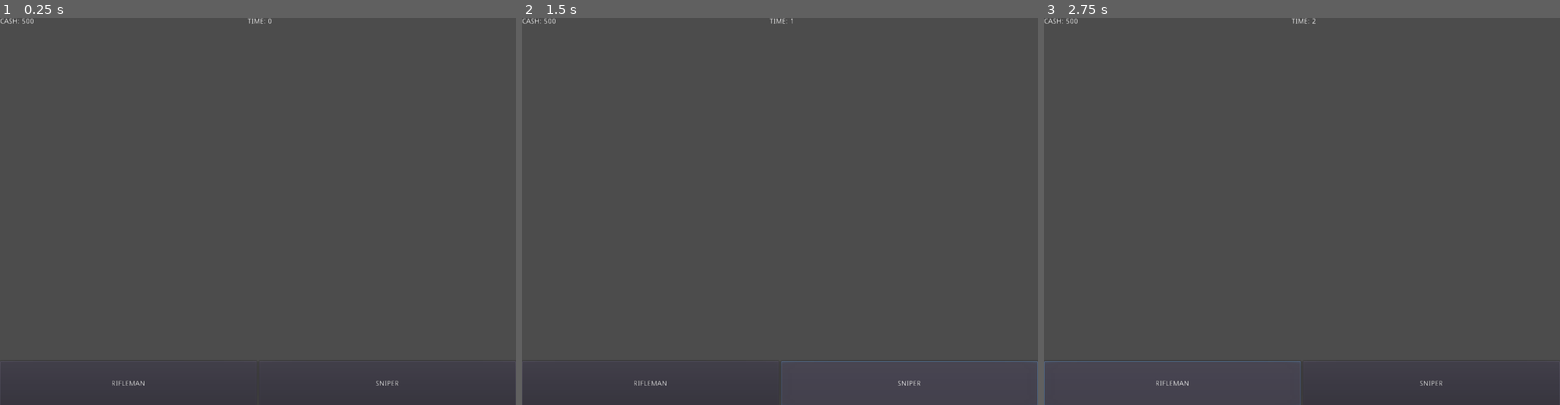
Above: before the commit, frames 1-3 (left to right).
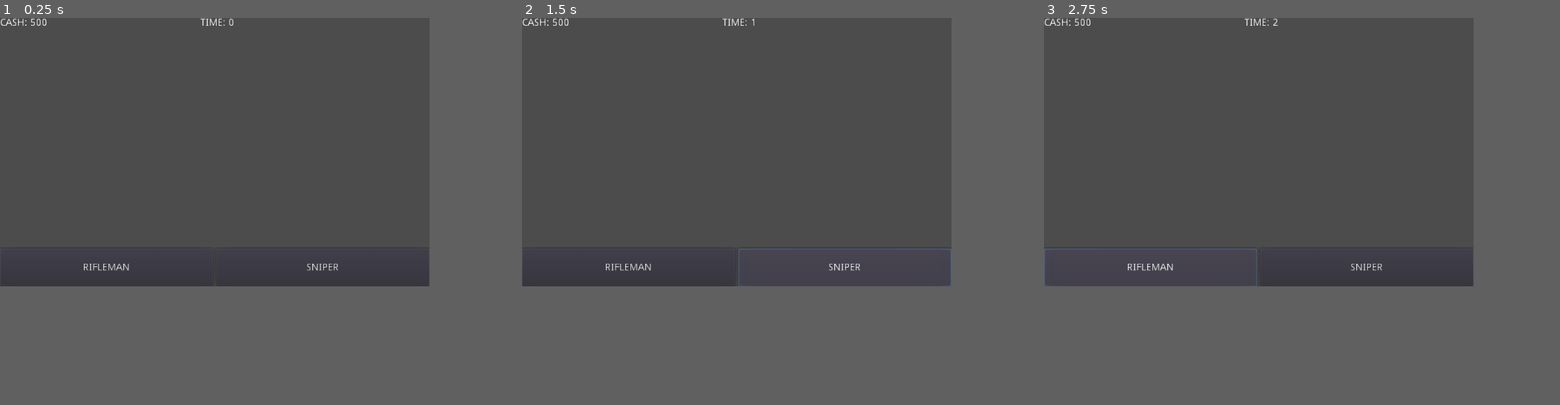
Above: after the commit, the same moments.

Repository: Zane97/new_army_game
Game: Godot game, scene res://src/screens/trench_battle.tscn
Same seed, same stepped clock (60 frames per second), same inputs: the game is played once before the commit and once after it. The engine's default icon, where the game draws it, is replaced by a stand-in: a white triangle on a blue panel in a dark square.
Inputs:
- Up to frame 1 (0.25 s): no input
- Up to frame 2 (1.5 s): click "RIFLEMAN" at 0.5 s; click "SNIPER" at 1.25 s
- Up to frame 3 (2.75 s): click "RIFLEMAN" at 2 s
In our replay, the window is 800x600 before the commit and 666x416 after it. These sizes can differ from the game's own. Grey fills any space a smaller window leaves; there, only what the larger window draws over its background counts as a difference.

The runs differ from the first frame. In frame 1, 0.4% of the frame differs, in the area x 0-78%, y 0-100%; in frame 2, 0.6%; in frame 3, 0.6%.
Error in both runs: Invalid get index 'map_size' (on base: 'Dictionary'). (res://src/screens/trench_battle.gd:27)

Commit message:
added unit sprites

Diff:
--- a/assets/data/lvl/000.json
+++ b/assets/data/lvl/000.json
@@ -31,7 +31,7 @@
         },
         "2" : {
             "unit_type_ID" : 0,
-            "unit_position" : [0, 350],
+            "unit_position" : [0, 90],
             "is_ally" : true
         },
         "3" : {
--- a/project.godot
+++ b/project.godot
@@ -63,8 +63,8 @@
 
 [display]
 
-window/size/width=1000
-window/size/height=750
+window/size/width=600
+window/size/height=375
 window/size/test_width=666
 window/size/test_height=500
 window/stretch/mode="2d"
--- a/src/auto_load/global_varibles.gd
+++ b/src/auto_load/global_varibles.gd
@@ -9,8 +9,8 @@
 signal trench_skip
 
 # getset functions
-const SCREEN_Y = 750.0
-const BUTT_HEIGHT = 100.0
+const SCREEN_Y = 375.0
+const BUTT_HEIGHT = 50.0
 const BATTLEFIELD_HEIGHT = SCREEN_Y - BUTT_HEIGHT
 const SECTION = 200.0
 const OFFSET = 300.0
--- a/src/auto_load/helper_trench_battle.gd
+++ b/src/auto_load/helper_trench_battle.gd
@@ -54,6 +54,11 @@
 
 # Check if unit is within target location
 func is_at_target(trench_index: int, current_pos: float) -> bool:
+	print (str(trench_size) + " " + str(trench_index) + " " + str(current_pos))
+	if trench_index >= trench_size:
+		return GlobalVaribles.within_tollerance(map_size, current_pos)
+	if trench_index < 0:
+		return GlobalVaribles.within_tollerance(0, current_pos)
 	return GlobalVaribles.within_tollerance(trench_pos[trench_index], current_pos)
 
 # Generates all the shapes that will be used in this battle
--- a/src/objects/trench.tscn
+++ b/src/objects/trench.tscn
@@ -7,34 +7,34 @@
 script = ExtResource( 2 )
 
 [node name="Sprite" type="Sprite" parent="."]
-scale = Vector2( 1, 10.9626 )
+scale = Vector2( 0.75, 5.46408 )
 texture = ExtResource( 1 )
 
 [node name="carge_butt" type="Button" parent="."]
-margin_left = 36.0
-margin_top = -249.0
-margin_right = 95.0
-margin_bottom = 151.0
+margin_left = 40.0
+margin_top = -160.0
+margin_right = 99.0
+margin_bottom = 103.0
 text = ">"
 __meta__ = {
 "_edit_use_anchors_": false
 }
 
 [node name="fallback_butt" type="Button" parent="."]
-margin_left = -89.0
-margin_top = -245.0
-margin_right = -35.0
-margin_bottom = 194.0
+margin_left = -88.0
+margin_top = -176.0
+margin_right = -34.0
+margin_bottom = 170.0
 text = "<"
 __meta__ = {
 "_edit_use_anchors_": false
 }
 
 [node name="skip_butt" type="CheckButton" parent="."]
-margin_left = 30.1468
-margin_top = 161.285
-margin_right = 106.147
-margin_bottom = 201.285
+margin_left = 24.0
+margin_top = 104.0
+margin_right = 130.0
+margin_bottom = 144.0
 text = "Skip"
 __meta__ = {
 "_edit_use_anchors_": false
--- a/src/screens/trench_battle.tscn
+++ b/src/screens/trench_battle.tscn
@@ -10,8 +10,8 @@
 [node name="gui" type="CanvasLayer" parent="."]
 
 [node name="unit_spawn" parent="gui" instance=ExtResource( 2 )]
-margin_top = 663.0
-margin_bottom = 3.0
+margin_top = 320.0
+margin_bottom = 1.0
 
 [node name="player_data" type="Control" parent="gui"]
 anchor_right = 1.0
@@ -37,7 +37,7 @@
 "
 
 [node name="GCC2D" parent="." instance=ExtResource( 4 )]
-position = Vector2( 504, 376 )
+position = Vector2( 264.834, 187.059 )
 limit_left = 0
 movement_axis = 1
 
--- a/src/units/unit.tscn
+++ b/src/units/unit.tscn
@@ -1,16 +1,69 @@
-[gd_scene load_steps=4 format=2]
+[gd_scene load_steps=7 format=2]
 
 [ext_resource path="res://src/units/unit.gd" type="Script" id=1]
-[ext_resource path="res://icon.png" type="Texture" id=2]
+[ext_resource path="res://assets/soldier_art/Blob.png" type="Texture" id=2]
 
 [sub_resource type="RectangleShape2D" id=1]
-extents = Vector2( 28.2616, 29.1454 )
+extents = Vector2( 10.873, 10.4024 )
+
+[sub_resource type="Animation" id=2]
+resource_name = "idle"
+length = 0.4
+loop = true
+tracks/0/type = "value"
+tracks/0/path = NodePath("Sprite:frame")
+tracks/0/interp = 1
+tracks/0/loop_wrap = true
+tracks/0/imported = false
+tracks/0/enabled = true
+tracks/0/keys = {
+"times": PoolRealArray( 0, 0.1, 0.2, 0.3 ),
+"transitions": PoolRealArray( 1, 1, 1, 1 ),
+"update": 1,
+"values": [ 0, 1, 2, 3 ]
+}
+
+[sub_resource type="Animation" id=3]
+resource_name = "run"
+length = 0.5
+loop = true
+tracks/0/type = "value"
+tracks/0/path = NodePath("Sprite:frame")
+tracks/0/interp = 1
+tracks/0/loop_wrap = true
+tracks/0/imported = false
+tracks/0/enabled = true
+tracks/0/keys = {
+"times": PoolRealArray( 0, 0.1, 0.2, 0.3, 0.4 ),
+"transitions": PoolRealArray( 1, 1, 1, 1, 1 ),
+"update": 1,
+"values": [ 7, 7, 8, 9, 10 ]
+}
+
+[sub_resource type="Animation" id=4]
+resource_name = "shoot"
+length = 0.3
+tracks/0/type = "value"
+tracks/0/path = NodePath("Sprite:frame")
+tracks/0/interp = 1
+tracks/0/loop_wrap = true
+tracks/0/imported = false
+tracks/0/enabled = true
+tracks/0/keys = {
+"times": PoolRealArray( 0, 0.1, 0.2 ),
+"transitions": PoolRealArray( 1, 1, 1 ),
+"update": 1,
+"values": [ 4, 5, 6 ]
+}
 
 [node name="unit" type="Node2D"]
 script = ExtResource( 1 )
 
 [node name="Sprite" type="Sprite" parent="."]
+position = Vector2( 2.71123, -2.71123 )
 texture = ExtResource( 2 )
+hframes = 11
+frame = 8
 
 [node name="detection" type="Area2D" parent="."]
 collision_layer = 0
@@ -29,5 +82,10 @@
 
 [node name="shoot_timer" type="Timer" parent="."]
 one_shot = true
+
+[node name="AnimationPlayer" type="AnimationPlayer" parent="."]
+anims/idle = SubResource( 2 )
+anims/run = SubResource( 3 )
+anims/shoot = SubResource( 4 )
 [connection signal="area_entered" from="fow" to="." method="_on_fow_area_entered"]
 [connection signal="timeout" from="shoot_timer" to="." method="_on_shoot_timer_timeout"]
Binary file added: assets/soldier_art/Blob.png
Not shown, added: assets/soldier_art/Blob.png.import
